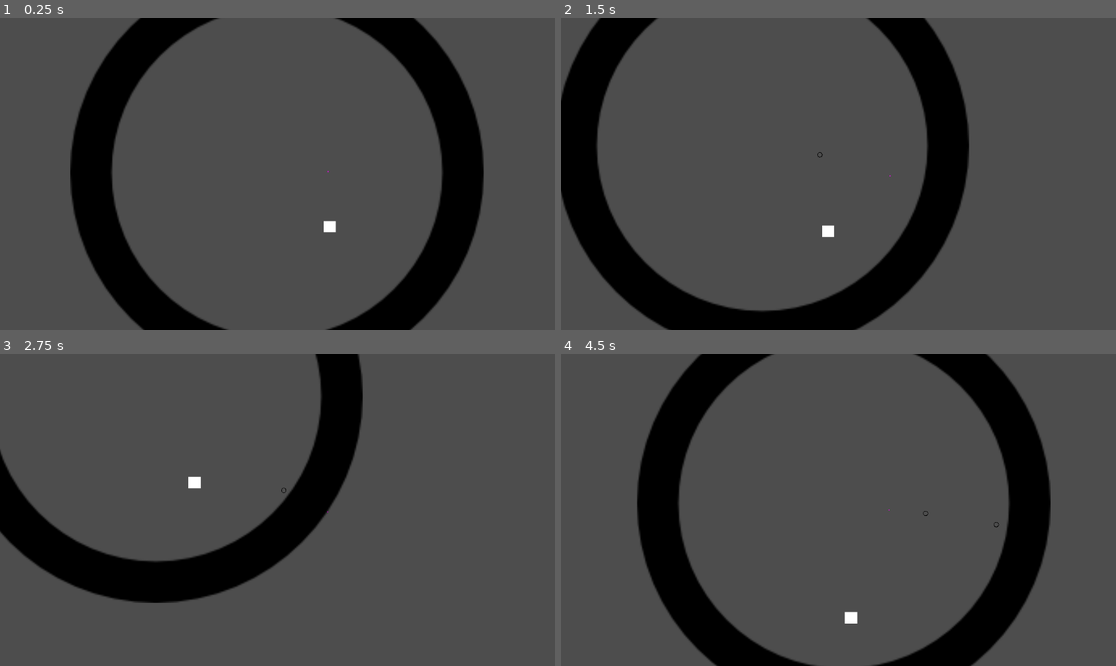
Above: before the commit, frames 1-4 (two rows, left to right).
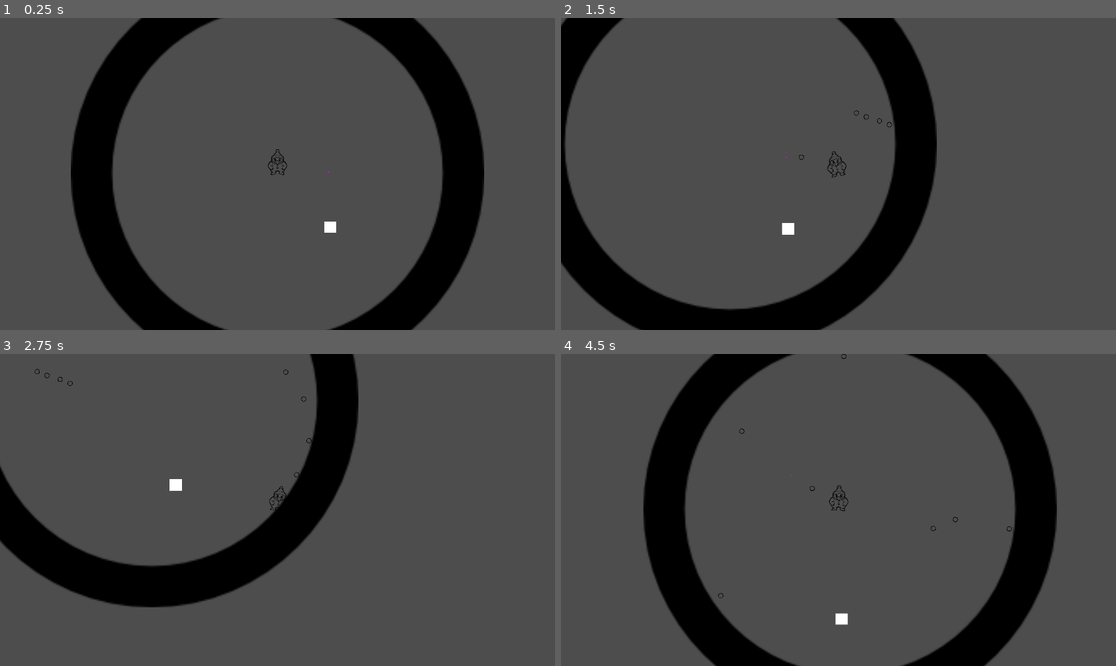
Above: after the commit, the same moments.

Repository: Belphonz/GlobalGameJam2024
Game: Godot game, scene res://scenes/MainScene.tscn
Two runs of this game, one before a commit and one after it. Both use one fixed random seed, a clock stepped at 60 frames per second and the inputs below.
Inputs (mouse positions are in pixels of both pictures, inside the frame that each line leads up to):
- Up to frame 1 (0.25 s): no input
- Up to frame 2 (1.5 s): move the mouse to (960, 158) at 0.52 s; hold D (move_right) 0.53-1.28 s; hold Space (shoot) 0.53-1.28 s; move the mouse to (727, 189) at 1.27 s; hold S (move_down) from 1.28 s (still down); tap Space (shoot) at 1.35 s
- Up to frame 3 (2.75 s): move the mouse to (333, 441) at 2.02 s; release S (move_down) at 2.03 s; hold D (move_right) from 2.03 s (still down); hold Space (shoot) from 2.03 s (still down)
- Up to frame 4 (4.5 s): move the mouse to (810, 572) at 2.77 s; release D (move_right) at 2.78 s; release Space (shoot) at 2.78 s; hold W (move_up) 2.78-3.53 s; tap Space (shoot) at 2.85, 4.35 s; move the mouse to (1005, 556) at 3.52 s; hold Space (shoot) 3.53-4.28 s; hold A (move_left) from 3.53 s (still down); move the mouse to (672, 463) at 4.27 s

The runs differ from the first frame. In frame 1, 0.3% of the frame differs, in the area x 12-88%, y 0-100%; in frame 2, 20%, in the area x 0-74%, y 0-100%; in frame 3, 3.0%; in frame 4, 5.7%.

Commit message:
Integrated into main

Diff:
--- a/elements/player.tscn
+++ b/elements/player.tscn
@@ -19,6 +19,13 @@
 texture = ExtResource("2_71bxx")
 offset = Vector2(4.85879, -808.277)
 
+[node name="BulletPoint" type="Sprite2D" parent="."]
+modulate = Color(1, 0, 1, 1)
+position = Vector2(0, -8.0891)
+scale = Vector2(0.003, 0.003)
+texture = ExtResource("2_744xh")
+offset = Vector2(12000, 2696.37)
+
 [node name="Camera2D" type="Camera2D" parent="."]
 
 [node name="PlayerCollider" type="Area2D" parent="."]
@@ -28,15 +35,6 @@
 position = Vector2(-0.406249, 1.40625)
 shape = SubResource("CapsuleShape2D_uvbos")
 
-[node name="BulletPoint" type="Sprite2D" parent="."]
-modulate = Color(1, 0, 1, 1)
-scale = Vector2(0.003, 0.003)
-texture = ExtResource("2_744xh")
-offset = Vector2(12000, -0.00012207)
-
-[node name="PlayerSprite" type="Sprite2D" parent="."]
-position = Vector2(0, -8.9407e-08)
-scale = Vector2(0.0836111, 0.0852778)
 [node name="PlayerSprite2" type="Sprite2D" parent="PlayerCollider"]
 visible = false
 modulate = Color(0.568627, 0, 0.509804, 1)
@@ -45,6 +43,10 @@
 texture = ExtResource("2_744xh")
 offset = Vector2(4.85879, -110.301)
 
+[node name="PlayerSprite2" type="Sprite2D" parent="."]
+position = Vector2(0, -8.9407e-08)
+scale = Vector2(0.0836111, 0.0852778)
+
 [node name="CollisionShape2D" type="CollisionShape2D" parent="."]
 position = Vector2(0, -8.0891)
 shape = SubResource("CapsuleShape2D_uvbos")
--- a/scripts/player/CharacterController.gd
+++ b/scripts/player/CharacterController.gd
@@ -31,7 +31,7 @@
 
 		bulletInstance.maxBounceCount = BULLET_BOUNCE_COUNT
 
-		bulletInstance.global_position = shootPoint.global_position + (facingdirection * 20)
+		bulletInstance.global_position = shootPoint.global_position + (facingdirection * 50)
 		get_parent().add_child(bulletInstance)
 		CURRENT_FIRE_RATE = 0
 
Not shown: 1 places in elements/player.tscn that only renumber resources
